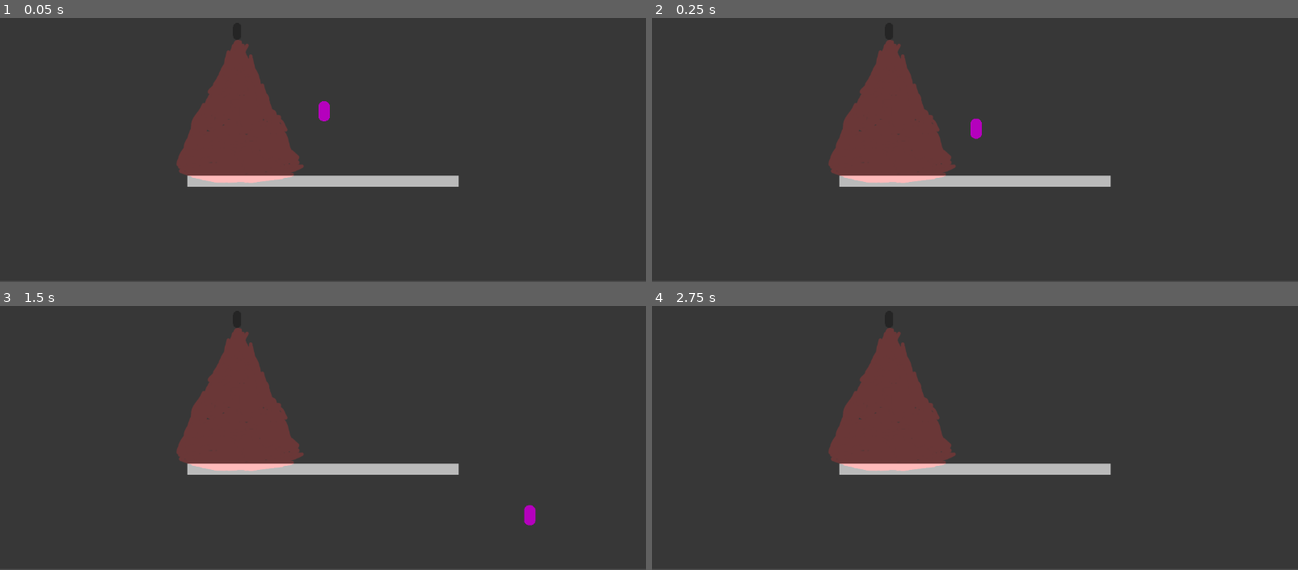
Above: before the commit, frames 1-4 (two rows, left to right).
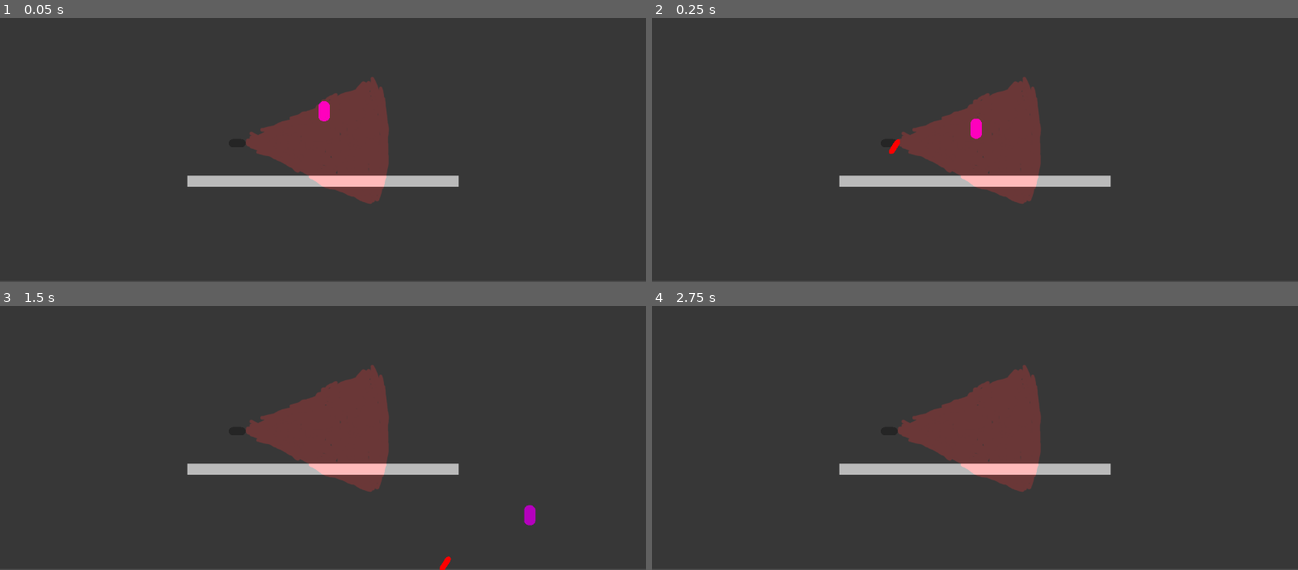
Above: after the commit, the same moments.

Repository: PlantvZombie/Game
Game: Godot game, scene res://test.tscn
Two runs of this game, one before a commit and one after it. Both use one fixed random seed, a clock stepped at 60 frames per second and the inputs below. The project has no main scene, so this scene is started directly.
Inputs:
- Up to frame 1 (0.05 s): no input
- Up to frame 2 (0.25 s): no input
- Up to frame 3 (1.5 s): hold D (right) from 0.53 s (still down); tap Space (space) at 0.6, 1.35 s; tap W (up) at 0.77 s
- Up to frame 4 (2.75 s): tap W (up) at 1.52 s; tap Enter at 2 s; release D (right) at 2.03 s; hold A (left) from 2.03 s (still down); tap Space (space) at 2.1 s

The runs differ from the first frame. In frame 1, 10% of the frame differs, in the area x 27-61%, y 8-71%; in frame 2, 10%; in frame 3, 10%, in the area x 27-70%, y 8-100%; in frame 4, 10%.

Commit message:
Added lasers (broken)

Diff:
--- a/camera.gd
+++ b/camera.gd
@@ -1,16 +1,18 @@
 extends StaticBody2D
 
-
-# Called when the node enters the scene tree for the first time.
-func _ready():
-	pass # Replace with function body.
-
-
-# Called every frame. 'delta' is the elapsed time since the previous frame.
-func _process(delta):
-	pass
+var laser = preload("res://laser.tscn")
+var startpos:Vector2
+var endpos:Vector2
 
 
 func _on_area_2d_body_entered(body):
 	if body.name == "Character":
-		get_tree().change_scene_to_file("res://test.tscn")
+		await get_tree().create_timer(0.2).timeout
+		var Laser = laser.instantiate()
+		call_deferred("add_child", Laser)
+		Laser.global_position = get_node("CollisionShape2D").position
+		Laser.look_at(body.position)
+		var tween = create_tween()
+		tween.tween_property(Laser, "position", Vector2(body.position.x, body.position.y), 2)
+		await get_tree().create_timer(2).timeout
+		remove_child(Laser)
--- a/character.gd
+++ b/character.gd
@@ -23,4 +23,6 @@
 	else:
 		velocity.x = move_toward(velocity.x, 0, 65)
 
+	get_node("/root/Global").PlayerPos = self.position
+
 	move_and_slide()
--- /dev/null
+++ b/global.gd
@@ -0,0 +1,3 @@
+extends Node
+
+var PlayerPos:Vector2
--- /dev/null
+++ b/laser.gd
@@ -0,0 +1,6 @@
+extends Area2D
+
+
+func _on_body_entered(body):
+	if body.name == "Character":
+		get_tree().change_scene_to_file("res://test.tscn")
--- /dev/null
+++ b/laser.tscn
@@ -0,0 +1,26 @@
+[gd_scene load_steps=5 format=3 uid="uid://b3xu8ftdnjxeo"]
+
+[ext_resource type="Script" path="res://laser.gd" id="1_owflt"]
+
+[sub_resource type="CapsuleShape2D" id="CapsuleShape2D_aorxk"]
+radius = 5.0
+
+[sub_resource type="CapsuleMesh" id="CapsuleMesh_or0le"]
+
+[sub_resource type="CanvasTexture" id="CanvasTexture_maco6"]
+
+[node name="Laser" type="Area2D"]
+rotation = 1.5708
+script = ExtResource("1_owflt")
+
+[node name="CollisionShape2D" type="CollisionShape2D" parent="."]
+shape = SubResource("CapsuleShape2D_aorxk")
+
+[node name="Sprite2D" type="MeshInstance2D" parent="CollisionShape2D"]
+modulate = Color(1, 0, 0, 1)
+position = Vector2(-2.38419e-07, 2.38419e-06)
+scale = Vector2(10, 15)
+mesh = SubResource("CapsuleMesh_or0le")
+texture = SubResource("CanvasTexture_maco6")
+
+[connection signal="body_entered" from="." to="." method="_on_body_entered"]
--- a/project.godot
+++ b/project.godot
@@ -13,6 +13,10 @@
 config/name="Game"
 config/features=PackedStringArray("4.1", "Mobile")
 config/icon="res://icon.svg"
+
+[autoload]
+
+Global="*res://global.gd"
 
 [input]
 
--- a/test.tscn
+++ b/test.tscn
@@ -13,8 +13,7 @@
 position = Vector2(576, 468)
 
 [node name="Camera" parent="." instance=ExtResource("3_28s2i")]
-position = Vector2(423, 200)
-rotation = 1.5708
+position = Vector2(423, 400)
 
 [node name="ColorRect" type="ColorRect" parent="."]
 modulate = Color(0.215686, 0.215686, 0.215686, 1)
